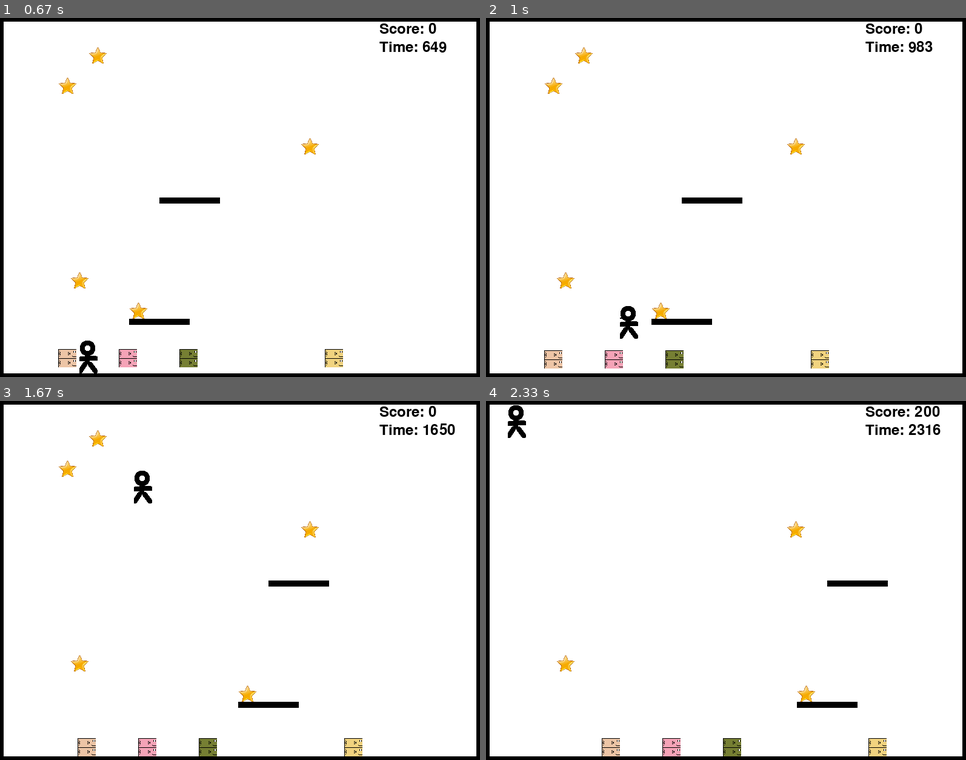
Above: before the commit, frames 1-4 (two rows, left to right).
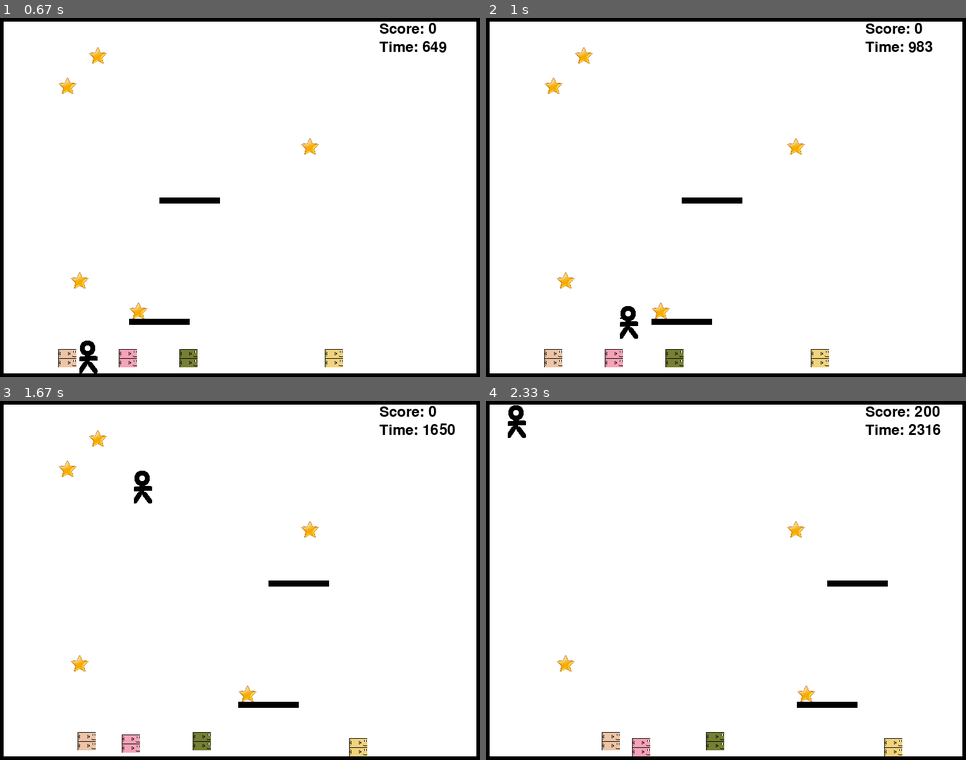
Above: after the commit, the same moments.

Repository: nkudeba/pygame-platform-evolution
Game: pygame game, started from platformer.py
Two runs of this game, one before a commit and one after it. Both use one fixed random seed, a clock stepped at 60 frames per second and the inputs below.
Inputs:
- Up to frame 1 (0.67 s): hold Right from 0.33 s (still down)
- Up to frame 2 (1 s): release Right at 0.8 s; hold Right from 0.83 s (still down); tap Space at 0.9 s; tap S at 0.98 s
- Up to frame 3 (1.67 s): tap Space at 1.2, 1.4 s; release Right at 1.3 s; hold Left from 1.33 s (still down)
- Up to frame 4 (2.33 s): tap Space at 1.7, 1.97, 2.27 s; release Left at 1.87 s; hold Left 1.9-2.3 s

Frame 1 is identical in both runs. In frame 2, 0.3% of the frame differs, in the area x 12-72%, y 92-98%; in frame 3, 0.9%; in frame 4, 1.2%, in the area x 24-87%, y 92-99%.

Commit message:
randomize fish velocities

Diff:
--- a/platformer.py
+++ b/platformer.py
@@ -62,7 +62,7 @@
 
 
 class Fish(Character):
-    def __init__(self, x, y, velocity = [0, 0], name = fish_count + 1):
+    def __init__(self, x, y, c1ax, c2ax, c3ax, c1ay, c2ay, c3ay, velocity = [0, 0], name = fish_count + 1):
         fishWidth = 30
         fishHeight = 30
         self.elapsedTime = pygame.time.get_ticks()
@@ -70,6 +70,12 @@
         self.name = "fish " + str(name)
         super().__init__(x, y, self.image)
         self.score = 0
+        self.c1ax = c1ax
+        self.c2ax = c2ax
+        self.c3ax = c3ax
+        self.c1ay = c1ay
+        self.c2ay = c2ay
+        self.c3ay = c3ay
 
     def fish_image(self, fishWidth, fishHeight):
         random_red    = random.randint( 50, 250 )
@@ -86,16 +92,15 @@
         self.velocity[0] += xvel
         self.velocity[1] += yvel
 
-    c1ax = random.randint (-5, 5) * 0.001
-    c2ax = random.randint (-5, 5) * 0.001
-    c3ax = random.randint (-5, 5) * 0.001
-    c1ay = random.randint (-5, 5) * 0.001
-    c2ay = random.randint (-5, 5) * 0.001
-    c3ay = random.randint (-5, 5) * 0.001
-    print(str(c1ax) + " " + str(c2ax) + " " + str(c3ax) + " " + str(c1ay) + " " + str(c2ay) + " " + str(c3ay))
-
-    def update(self, c1ax = c1ax, c2ax = c2ax, c3ax = c3ax, c1ay = c1ay, c2ay = c2ay, c3ay = c3ay):
+
+    def update(self):
         # self.automate_movement()
+        c1ax = self.c1ax
+        c2ax = self.c2ax
+        c3ax = self.c3ax
+        c1ay = self.c1ay
+        c2ay = self.c2ay
+        c3ay = self.c3ay
         t = self.elapsedTime = pygame.time.get_ticks() / 100
         self.velocity[0] = c1ax * t * t + c2ax * t * c3ax
         self.velocity[1] = c1ay * t * t + c2ay * t + c3ay
@@ -159,7 +164,7 @@
 fishes = pygame.sprite.Group()
 fishlist = [540, 100, 200, 300]
 for fish in fishlist:
-    fishes.add(Fish(fish, HEIGHT-50))
+    fishes.add(Fish(fish, HEIGHT-50, random.randint (-5, 5) * 0.001, random.randint (-5, 5) * 0.001, random.randint (-5, 5) * 0.001, random.randint (-5, 5) * 0.001, random.randint (-5, 5) * 0.001, random.randint (-5, 5) * 0.001))
 
 # Main game loop
 clock = pygame.time.Clock()
@@ -203,7 +208,6 @@
             handleBarCollision(object, bar_collision, bar)
         else:
             for object, bars in bar_collision.items():
-                print('fish bar collide')
                 bar = bars[0]
                 handleBarCollision(object, bar_collision, bar)
 
